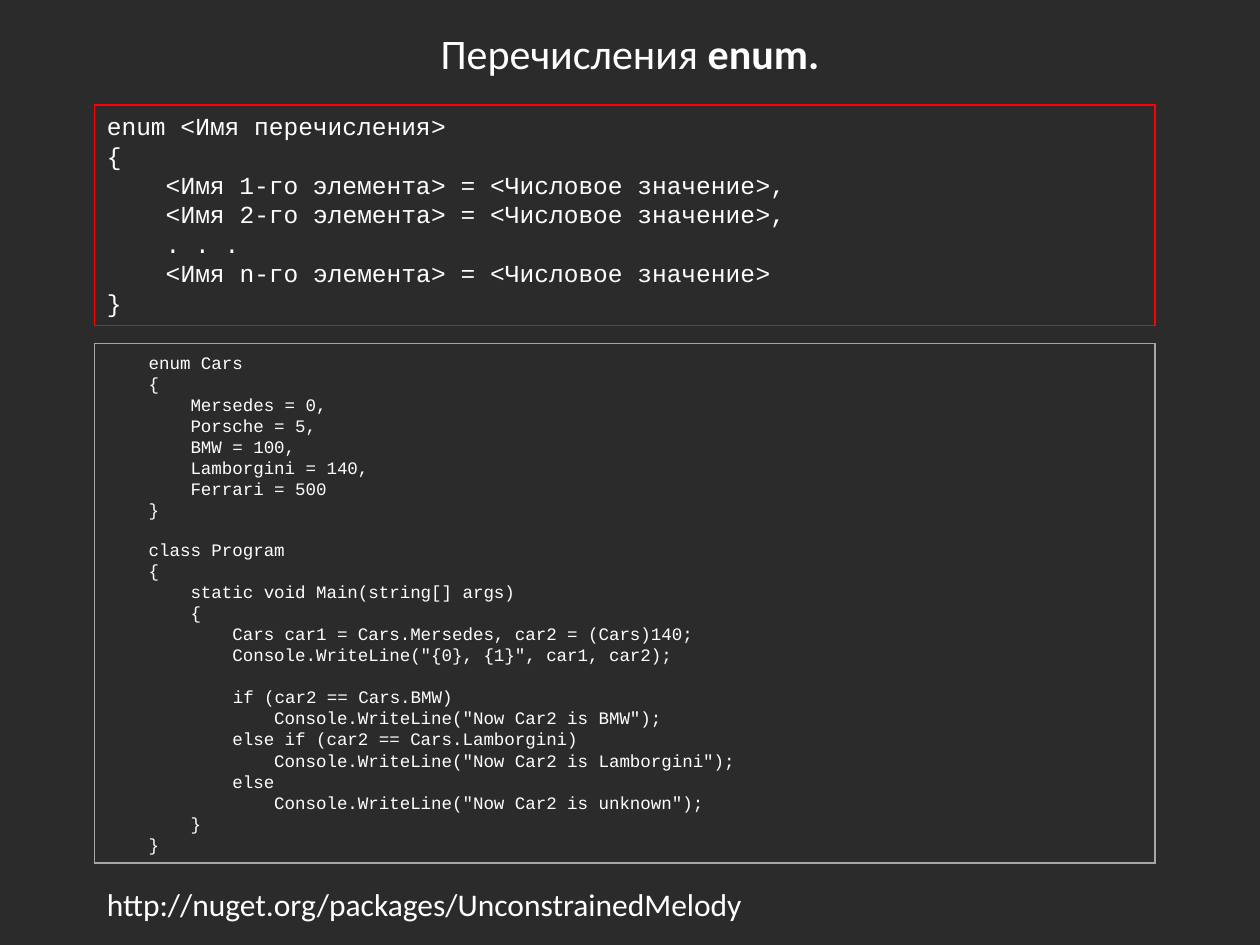
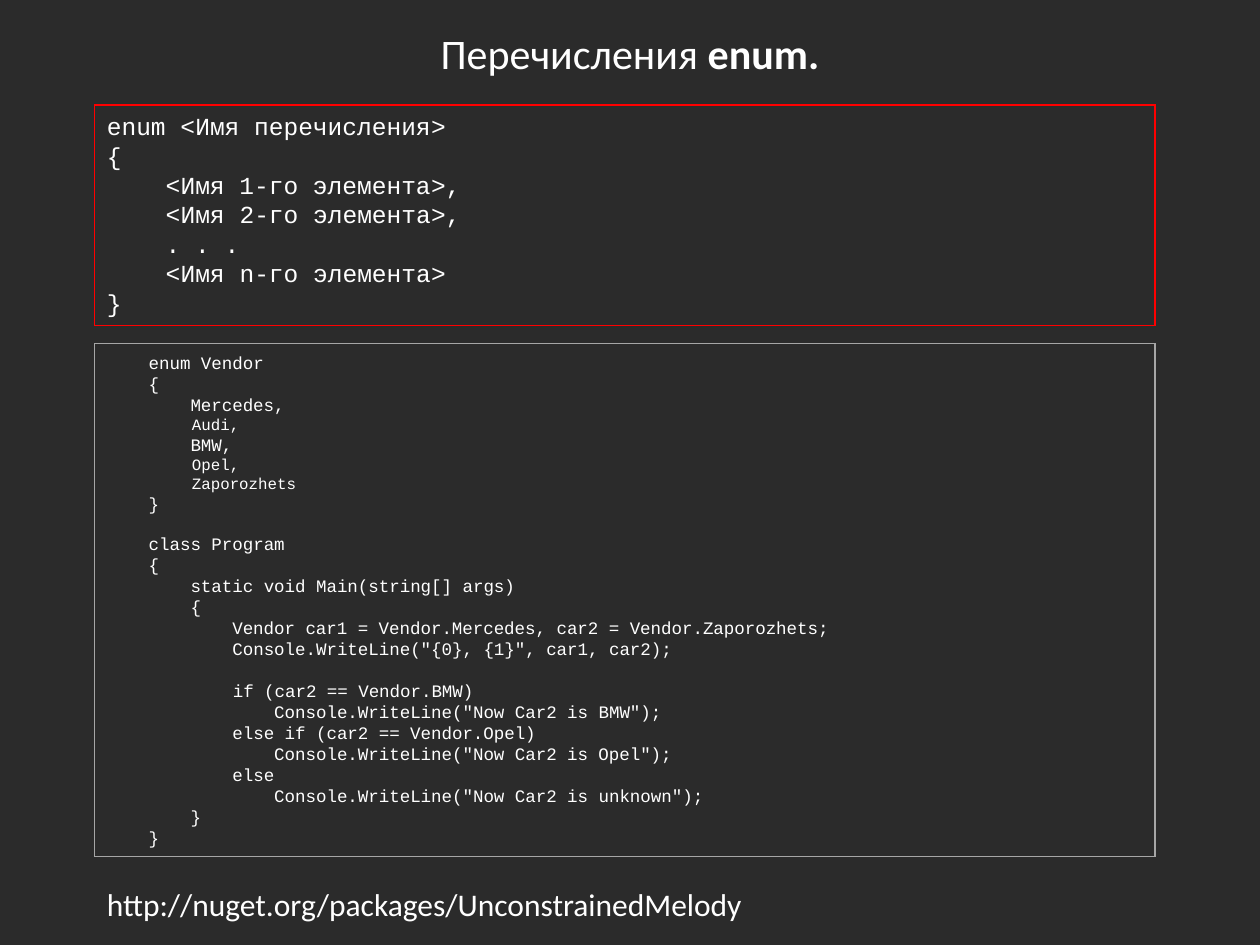
Before and after one commit to bazile/Training, a slide deck: slide 36 of Presentation/lesson-01.pptx. Drawn at 1260x945 pixels with LibreOffice and Linux fonts; fonts in the diff are those of the drawing; background and template pictures are left out; a plain dark background stands for a picture behind light text. Boxes give left, top, right and bottom in pixels: in the first picture for what was removed or moved away, otherwise in the second. Text is boxed around its words. In the diff, an @@ line names an element or a change of style, - is before the commit and + after.

Commit message:
Updated enums' slide

```diff
--- a/Presentation/lesson-01.pptx
+++ b/Presentation/lesson-01.pptx
@@ text in rectangle at (166, 178, 461, 228): text changed @@
-<Имя 1-го элемента> = <Числовое значение>,
-<Имя 2-го элемента> = <Числовое значение>,
+<Имя 1-го элемента>,
+<Имя 2-го элемента>,
@@ text in rectangle at (166, 266, 446, 283): text changed @@
-<Имя n-го элемента> = <Числовое значение>
+<Имя n-го элемента>
@@ rectangle "enum Vendor": place and size @@
-rectangle "enum Vendor" at (94, 344, 1155, 863)
+rectangle "enum Vendor" at (94, 344, 1155, 857)
@@ text in rectangle at (149, 357, 264, 370): text changed @@
-enum Cars
+enum Vendor
@@ text in rectangle at (191, 399, 296, 493): text changed; size 10 to 9 pt @@
-Mersedes = 0,
-Porsche = 5,
-BMW = 100,
-Lamborgini = 140,
-Ferrari = 500
+Mercedes,
+Audi,
+BMW,
+Opel,
+Zaporozhets
@@ text in rectangle at (232, 622, 829, 638): text changed @@
-Cars car1 = Cars.Mersedes, car2 = (Cars)140;
+Vendor car1 = Vendor.Mercedes, car2 = Vendor.Zaporozhets;
@@ text in rectangle at (233, 685, 473, 701): text changed @@
-if (car2 == Cars.BMW)
+if (car2 == Vendor.BMW)
@@ text in rectangle at (232, 727, 671, 764): text changed @@
-else if (car2 == Cars.Lamborgini)
-Console.WriteLine("Now Car2 is Lamborgini");
+else if (car2 == Vendor.Opel)
+Console.WriteLine("Now Car2 is Opel");
```
